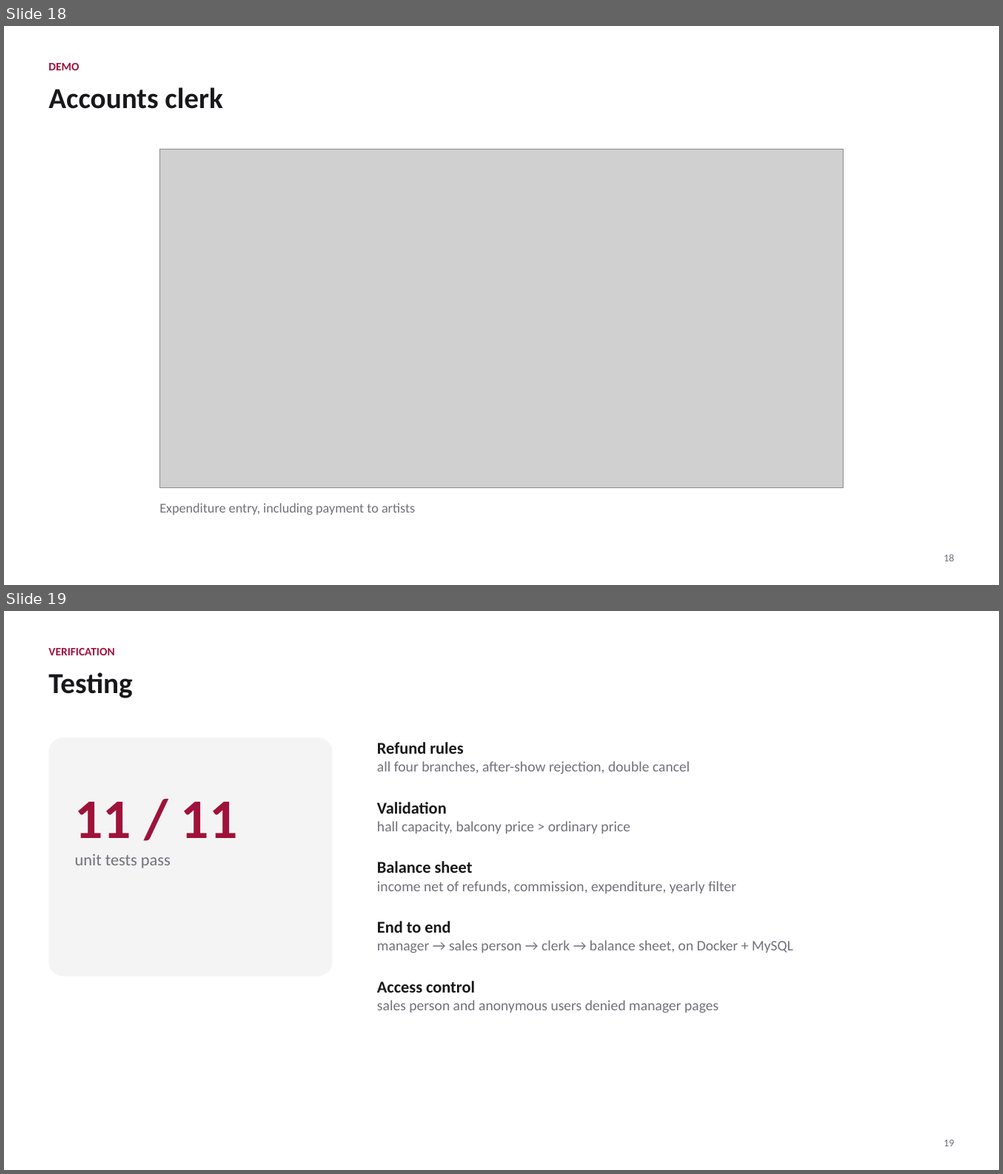
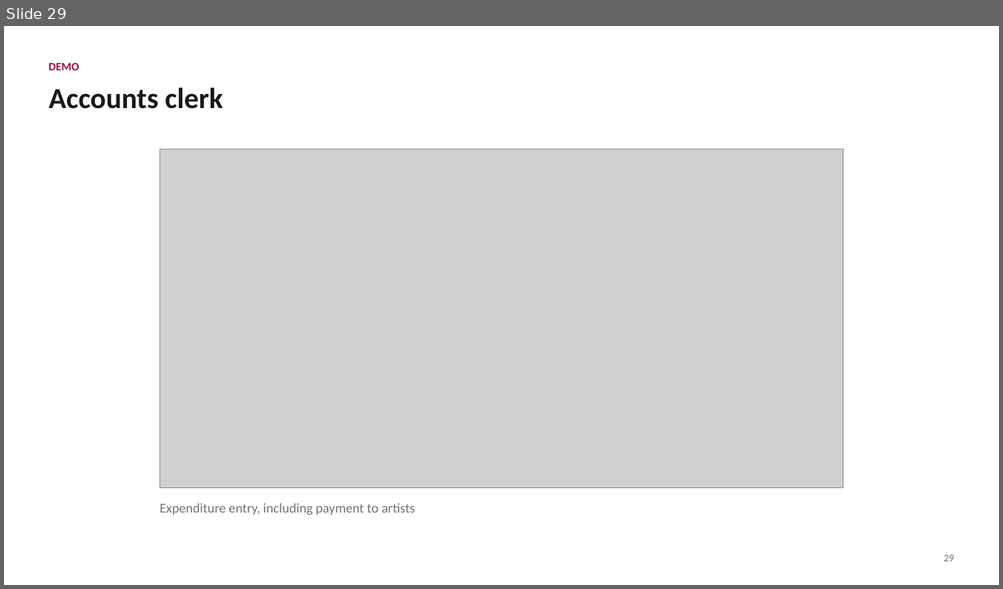
Before and after one commit to AbbasReads/SWE, a slide deck: SAMS.pptx. Shown one above the other, each under a label of ours: slides 18 and 19 before the commit, slide 29 after it. The pictures are 1003x1174 and 1003x589 pixels, drawn with LibreOffice and Linux fonts; fonts in the diff are those of the drawing; grey boxes stand for pictures. Boxes give left, top, right and bottom in pixels: in the first picture for what was removed or moved away, otherwise in the second. Text is boxed around its words. In the diff, an @@ line names an element or a change of style, - is before the commit and + after.

```diff
--- a/SAMS.pptx
+++ b/SAMS.pptx
@@ slide 19 removed at (4,611,999,1170), background #FFFFFF @@
@@ text removed at (48,648,114,655) @@
-VERIFICATION
@@ text removed at (48,672,132,698) @@
-Testing
@@ rounded rectangle removed at (48,738,333,977) @@
@@ text removed at (377,742,689,775) @@
-Refund rules
-all four branches, after-show rejection, double cancel
@@ text removed at (75,802,238,869) @@
-11 / 11
-unit tests pass
@@ text removed at (377,802,630,834) @@
-Validation
-hall capacity, balcony price > ordinary price
@@ text removed at (377,861,736,894) @@
-Balance sheet
-income net of refunds, commission, expenditure, yearly filter
@@ text removed at (377,921,793,954) @@
-End to end
-manager → sales person → clerk → balance sheet, on Docker + MySQL
@@ text removed at (377,981,718,1014) @@
-Access control
-sales person and anonymous users denied manager pages
@@ text removed at (943,1140,953,1147) @@
-19
@@ what was slide 18 is now slide 29 @@
@@ slide 29 changed as well @@
@@ text at (943,555,953,562): text changed @@
-18
+29
```
Also in this commit, not shown: 15 other slides changed, 12 slides added, 11 other files.
